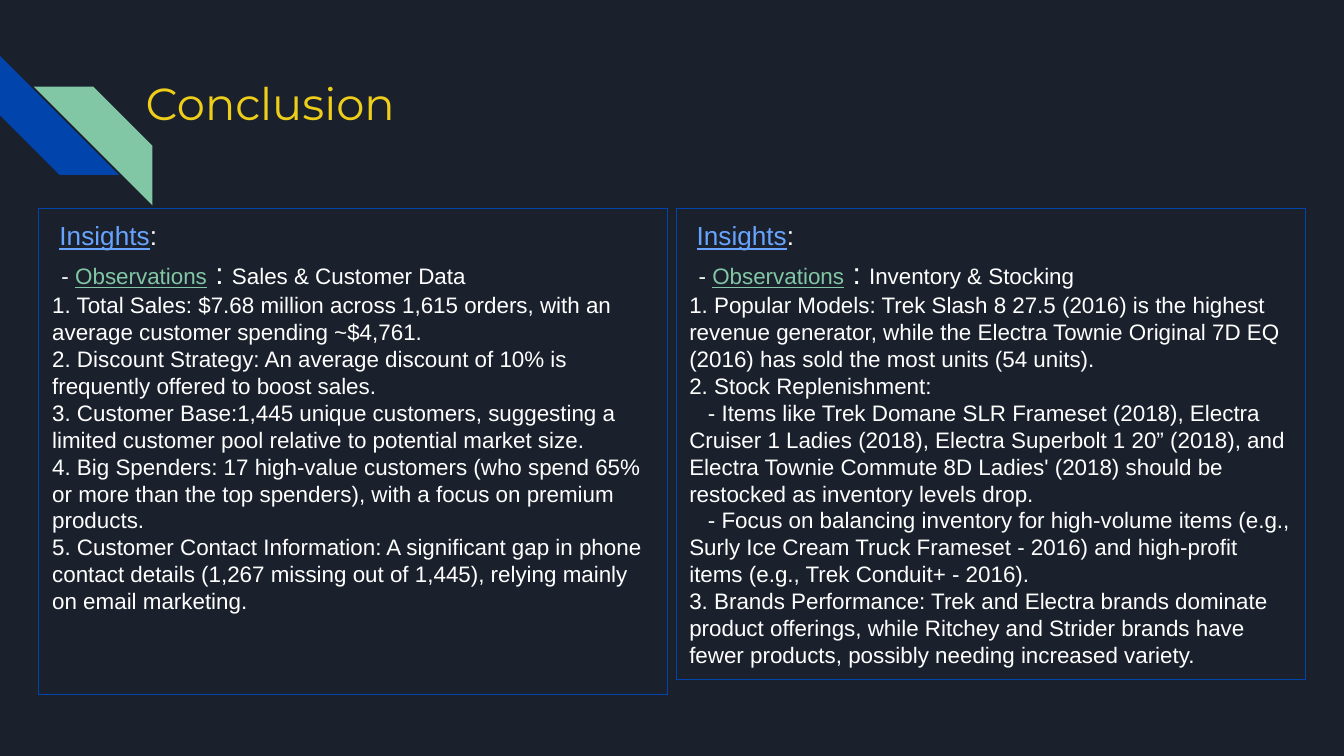
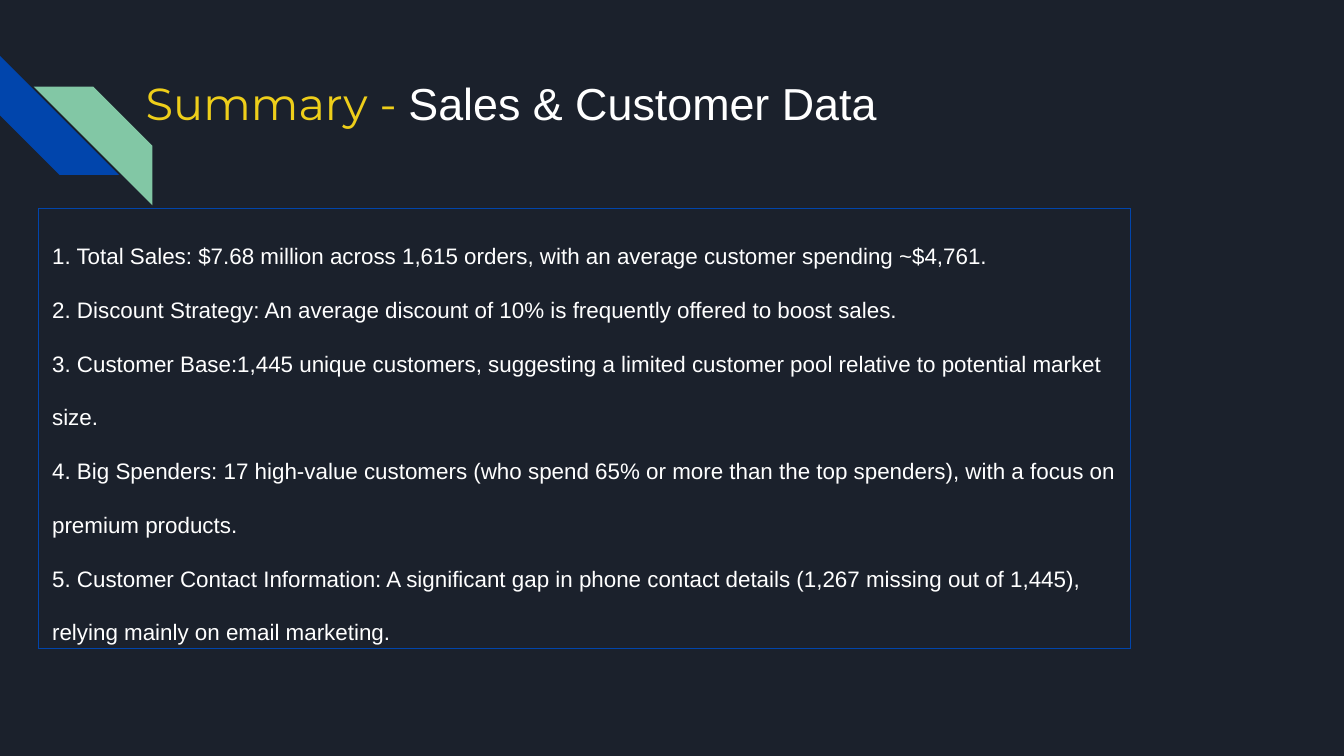
Before and after one commit to Manju-crz/sql_mini_project, a slide deck: slide 19 of SQL Miniproject Group 3 - Bike Store.pptx (slide 16 before the commit). Drawn at 1344x756 pixels with LibreOffice and Linux fonts; fonts in the diff are those of the drawing. Boxes give left, top, right and bottom in pixels: in the first picture for what was removed or moved away, otherwise in the second. Text is boxed around its words. In the diff, an @@ line names an element or a change of style, - is before the commit and + after.

```diff
--- a/SQL Miniproject Group 3 - Bike Store.pptx
+++ b/SQL Miniproject Group 3 - Bike Store.pptx
@@ title at (146,87,877,129): text changed; font Montserrat to Arial; text colour #EECE1A to #FFFFFF @@
-Conclusion
+Summary - Sales & Customer Data
@@ rectangle "1. Total Sales: $7.68 million ...": place and size @@
-rectangle "1. Total Sales: $7.68 million ..." at (39,208,668,695)
+rectangle "1. Total Sales: $7.68 million ..." at (39,208,1130,648)
@@ rectangle "1. Total Sales: $7.68 million ..." at (39,208,1130,648): line spacing 1 to 2 @@
@@ rectangle removed at (676,208,1305,679) @@
-Insights:
-- Observations : Inventory & Stocking
-1. Popular Models: Trek Slash 8 27.5 (2016) is the highest revenue generator, while the Electra Townie Original 7D EQ (2016) has sold the most units (54 units).
-2. Stock Replenishment:
-- Items like Trek Domane SLR Frameset (2018), Electra Cruiser 1 Ladies (2018), Electra Superbolt 1 20” (2018), and Electra Townie Commute 8D Ladies' (2018) should be restocked as inventory levels drop.
-- Focus on balancing inventory for high-volume items (e.g., Surly Ice Cream Truck Frameset - 2016) and high-profit items (e.g., Trek Conduit+ - 2016).
-3. Brands Performance: Trek and Electra brands dominate product offerings, while Ritchey and Strider brands have fewer products, possibly needing increased variety.
@@ text in rectangle at (59,226,465,288): paragraphs removed @@
-Insights:
-- Observations : Sales & Customer Data
```
Also in this commit, not shown: 2 other slides changed, 4 slides added, 1 slide removed.
